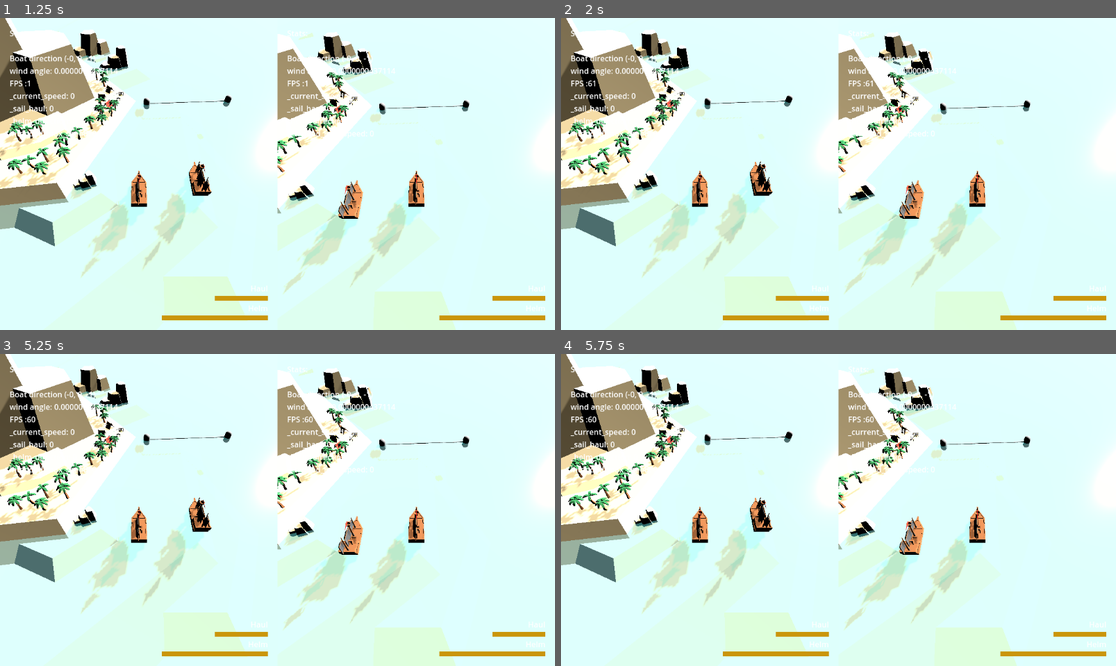
Above: before the commit, frames 1-4 (two rows, left to right).
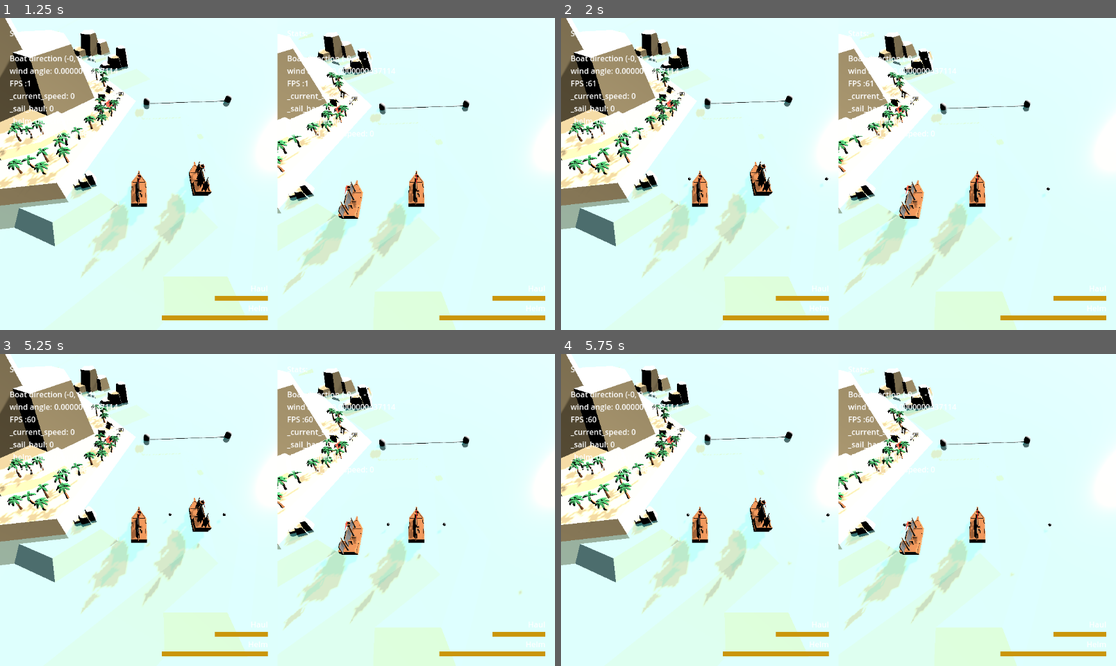
Above: after the commit, the same moments.

Repository: loiclovitana/Crapirate
Game: Godot game, scene res://src/gamemode/race.tscn
Two runs of this game, one before a commit and one after it. Both use one fixed random seed, a clock stepped at 60 frames per second and the inputs below.
Inputs:
- Up to frame 1 (1.25 s): tap Enter at 0.5 s
- Up to frame 2 (2 s): tap Space at 1.25 s
- Up to frame 3 (5.25 s): tap Enter at 2.75, 4.25 s; tap Space at 3.5, 5 s
- Up to frame 4 (5.75 s): no input

Frame 1 is identical in both runs. In frame 2, less than 0.1% of the frame differs, in the area x 2-89%, y 51-72%; in frame 3, less than 0.1%, in the area x 2-94%, y 51-78%; in frame 4, less than 0.1%.
Error before the commit: Parse Error: Class "BulletShooter" hides a global script class. (res://src/player/Shooter.gd:1)

Commit message:
rename shooter

Diff:
--- a/src/player/Shooter.gd
+++ /dev/null
@@ -1,81 +0,0 @@
-class_name BulletShooter extends Node3D
-
-##
-##	Shooter Class
-##	Allows a Boat (or anything) to shoot bullet
-##
-
-
-# Stats
-@export var bullet_type: PackedScene
-@export_range(0.1,10) var fire_delay = 1
-@export_range(0.3,4) var shot_speed = 1
-@export var shot_range: float = 0
-# Attributes
-var shooters :Array[Marker3D] = []
-@onready var boat : Boat = get_parent()
-var bullets :Node
-
-
-# variables
-var _is_shooting = false
-var _delay_next_shoot = 0
-
-var bullets_ready : Array[Bullet] = []
-
-
-func _ready() -> void:
-	# get the markers
-	for child in get_children():
-		if child is Marker3D:
-			shooters.append(child)
-
-	# create a node where to instantiate the bullets (make it not 3d so that the transform is not impacted)
-	bullets = Node.new()
-	self.add_child(bullets)
-
-
-##	==================================================================
-##			PROCESSING
-##	==================================================================
-func _process(delta: float) -> void:
-	_update_next_shoot(delta)
-	if _is_shooting and _delay_next_shoot<=0:
-		_delay_next_shoot+=fire_delay
-		_shoot()
-	_is_shooting = false
-
-
-func _update_next_shoot(delta):
-	if 0<=_delay_next_shoot:
-		_delay_next_shoot-=delta
-	else:
-		_delay_next_shoot=0
-
-
-func _get_bullet() -> Bullet:
-	var bullet : Bullet = bullets_ready.pop_back()
-	if bullet:
-		return bullet
-
-	bullet =  bullet_type.instantiate()
-	bullet.set_origin_shooter(self)
-	bullets.add_child(bullet)
-	return bullet
-
-
-
-func _shoot():
-	for canon in shooters:
-		var bullet : Bullet= _get_bullet()
-		var relative_speed = boat._current_speed * boat.get_global_transform().basis.x
-		bullet.launch(
-			canon.get_global_position()
-			,canon.get_global_transform().basis.x
-			,shot_speed
-			,shot_range
-			,relative_speed *0.5
-		)
-
-func signal_bullet_ready(bullet:Bullet):
-	bullets_ready.push_back(bullet)
--- a/src/player/boat.tscn
+++ b/src/player/boat.tscn
@@ -2,8 +2,8 @@
 
 [ext_resource type="Script" path="res://src/player/boat.gd" id="1_qrajo"]
 [ext_resource type="PackedScene" uid="uid://b5vvlt3okj3vw" path="res://src/player/rendering/boat_rendering.tscn" id="2_4qo4p"]
-[ext_resource type="Script" path="res://src/player/Shooter.gd" id="4_0ymc3"]
 [ext_resource type="PackedScene" uid="uid://bdd2vi53oum2w" path="res://src/player/hud/boat_canvas.tscn" id="4_qqy8j"]
+[ext_resource type="Script" path="res://src/player/BulletShooter.gd" id="4_xonbd"]
 [ext_resource type="PackedScene" uid="uid://dqs7ybxxgn4lf" path="res://src/bullets/base_bullet.tscn" id="5_rjarl"]
 [ext_resource type="Script" path="res://src/player/BoatCollisionDetections.gd" id="6_opmnx"]
 
@@ -24,7 +24,7 @@
 [node name="BoatCanvas" parent="." instance=ExtResource("4_qqy8j")]
 
 [node name="Shooter" type="Node3D" parent="."]
-script = ExtResource("4_0ymc3")
+script = ExtResource("4_xonbd")
 bullet_type = ExtResource("5_rjarl")
 
 [node name="Canon" type="Marker3D" parent="Shooter"]
Renamed: src/player/shooter.gd -> src/player/BulletShooter.gd
